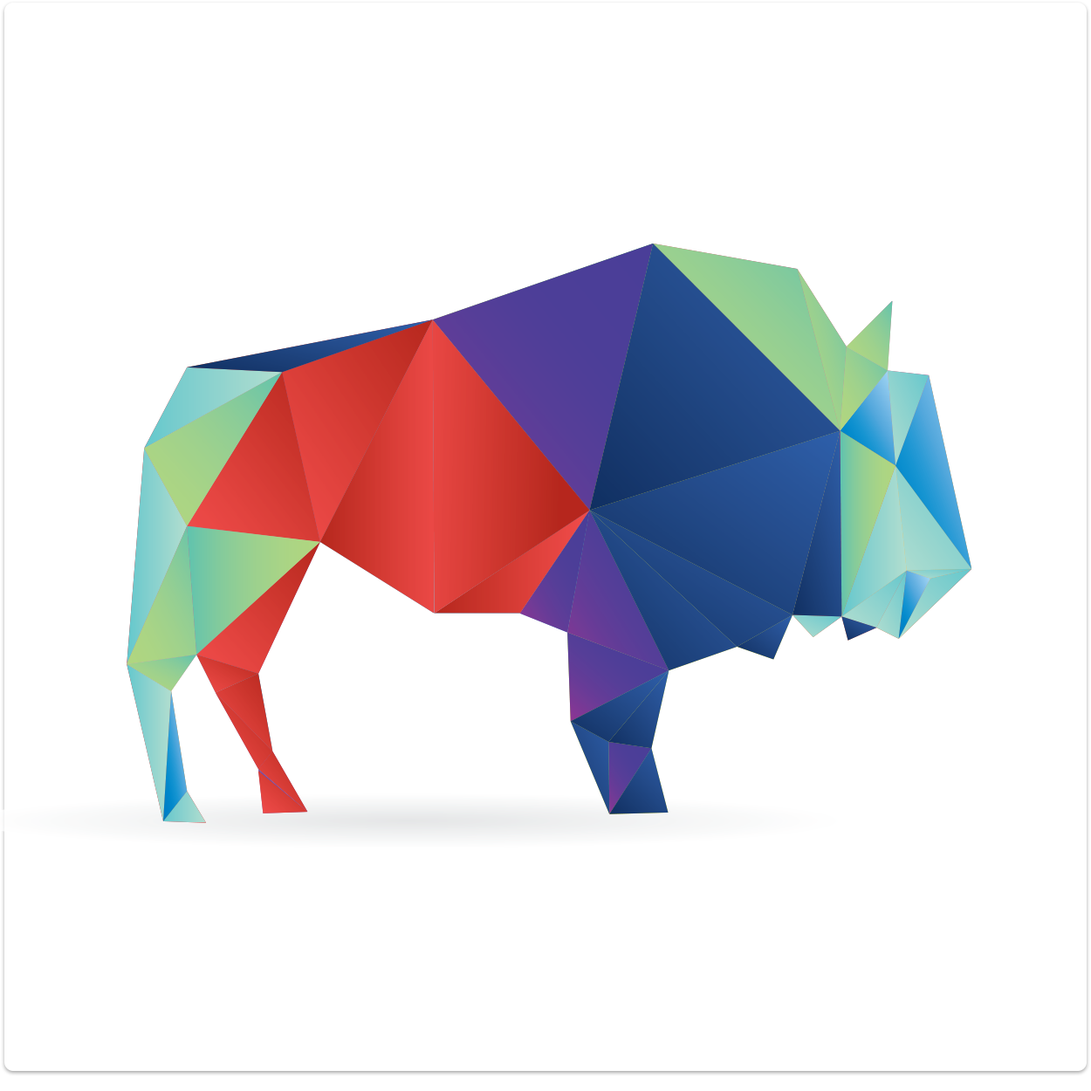
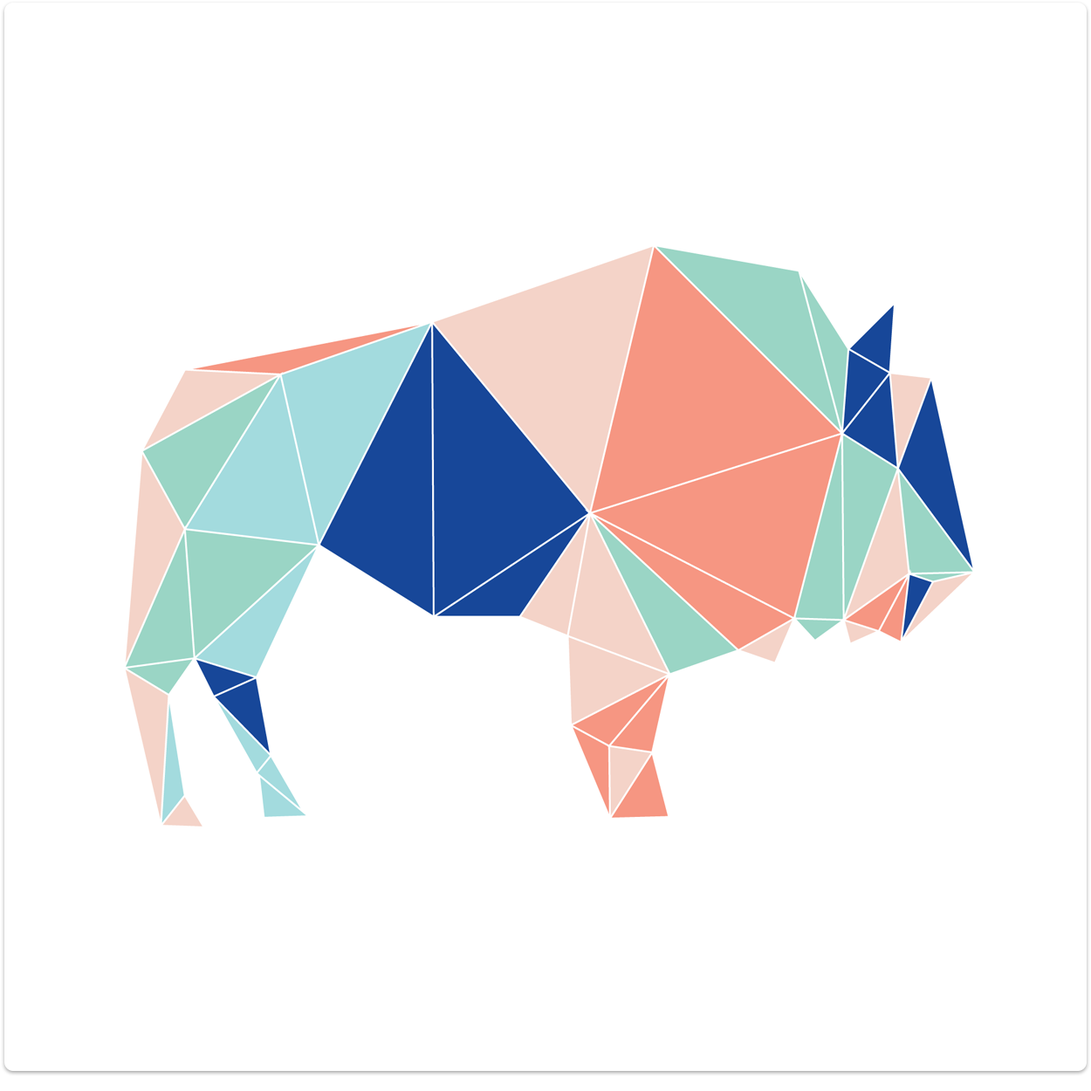
Before/after of a 1091×1091 layered artwork. What changed in the layer stack:
hid "Layer 1" over <box>1,243,973,847</box>
added layer "Layer 3" above "Rounded Rectangle 1" over <box>121,243,974,833</box>
